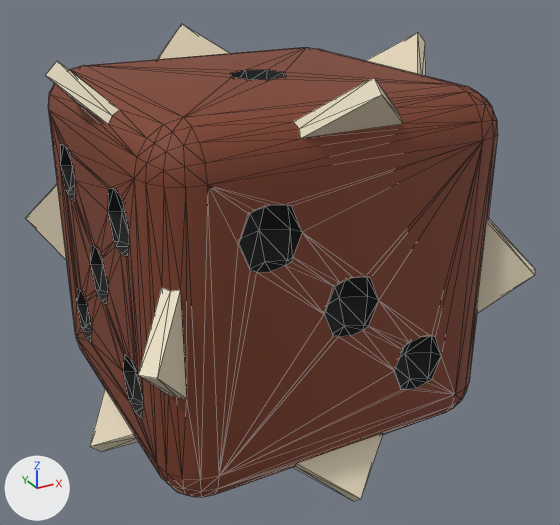
The glTF model art/models/dice/wanderer_d6.glb, before and after one commit.
Both versions are drawn from a 50 mm lens placed at (-0.0801, -0.1556, 0.0711), pointed at (0.0032, -0.0041, -0.0047). The axes (+X, +Y, +Z) are drawn at lower left. The lights are the same throughout. The first picture is the older version. Mesh edges are drawn as thin lines.

In view in the first picture: 'WandererD6'.
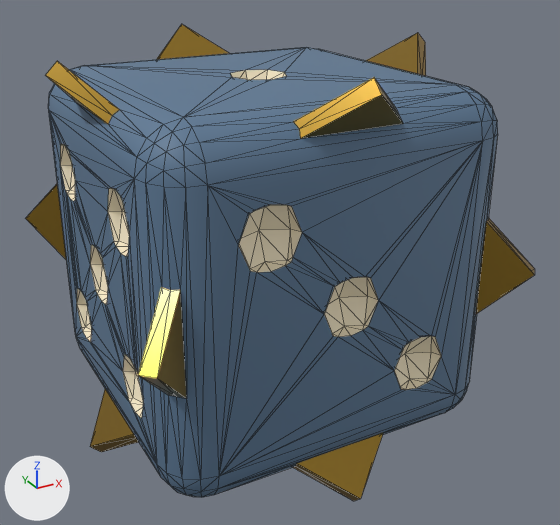
What differs and where, as boxes [x1, y1, x2, y2] in the pictures (560 x 525 px):
'WandererD6', recoloured, surface changed (brown to blue): [26, 24, 535, 501] in both

The change, as a diff of the scene's bpy script:
```diff
--- a/art/models/dice/wanderer_d6.glb.py
+++ b/art/models/dice/wanderer_d6.glb.py
@@ mat_wanderer_body @@
 mat_wanderer_body = principled_material('wanderer_body')
-mat_wanderer_body.base_color = (0.209, 0.0482, 0.0212)  # brown #7e3e28
+mat_wanderer_body.base_color = (0.107, 0.188, 0.296)  # blue #5c7894
 mat_wanderer_body.roughness = 0.7
@@ mat_wanderer_pip @@
 mat_wanderer_pip = principled_material('wanderer_pip')
-mat_wanderer_pip.base_color = (0.00439, 0.007, 0.007)  # black #0e1414
+mat_wanderer_pip.base_color = (0.888, 0.791, 0.578)  # beige #f2e6c8
 mat_wanderer_pip.roughness = 0.8
@@ mat_wanderer_fin @@
 mat_wanderer_fin = principled_material('wanderer_fin')
-mat_wanderer_fin.base_color = (0.807, 0.716, 0.527)  # beige #e8dcc0
+mat_wanderer_fin.base_color = (0.434, 0.266, 0.0452)  # brown #b08d3c
+mat_wanderer_fin.roughness = 0.3
+mat_wanderer_fin.metallic = 1.0
```
